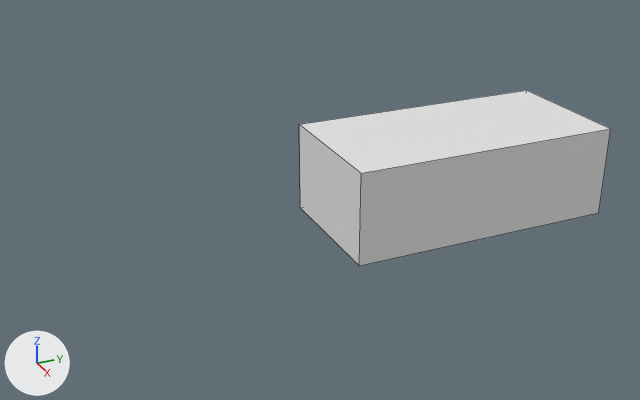
Before and after pictures for a commit that changed the Blender file Assets/Models/EntranceHall/hall.blend.
One viewpoint serves both versions: a 50 mm camera at (153.2, -100.9, 85.5) aimed at (-0.6, -31.7, 8.6). Arrows for +X, +Y and +Z are at lower left; the lights stay in place. Mesh edges are drawn as thin lines.

The scene before the commit, as lines of its bpy script (objects in view):
```python
me_cube_006 = bpy.data.meshes.new('Cube.006')
me_cube_006.from_pydata([(-15.0, -30.0, -10.0), (-15.0, -30.0, 10.0), (-15.0, 30.0, -10.0), (-15.0, 30.0, 10.0), (15.0, -30.0, -10.0), (15.0, -30.0, 10.0), (15.0, 30.0, -10.0), (15.0, 30.0, 10.0)], [], [(0, 2, 3, 1), (2, 6, 7, 3), (6, 4, 5, 7), (4, 0, 1, 5)])
me_cube_008 = bpy.data.meshes.new('Cube.008')
me_cube_008.from_pydata([(-15.0, -30.0, 10.0), (-15.0, 30.0, 10.0), (15.0, -30.0, 10.0), (15.0, 30.0, 10.0)], [], [(3, 2, 0, 1)])
ob_ceiling = bpy.data.objects.new('Ceiling', me_cube_008)
ob_ceiling.location = (-0.5, 0.2, 10.1)
ob_walls = bpy.data.objects.new('Walls', me_cube_006)
ob_walls.location = (-0.5, 0.2, 10.1)
```
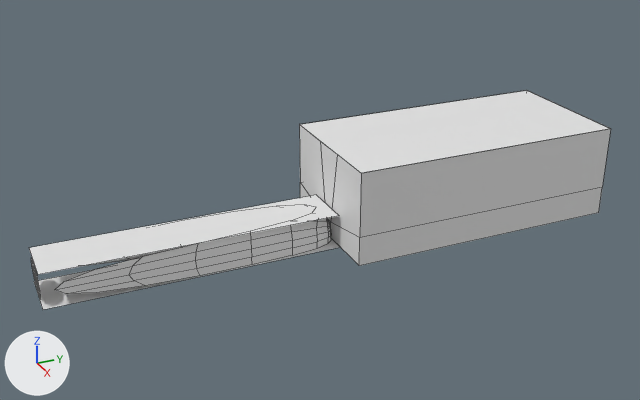
Commit message: Hallway
- started hallway

Location of each change, (x1, y1, x2, y2) in pixels of the pictures (640 x 400 px):
'Hallway_Walls', added: after (31, 218, 331, 299)
'Hallway_Ceiling', added: after (29, 195, 339, 275)
'Hallway_Floor', added: after (34, 238, 340, 310)
part 1 of me_cube_006, built on: (299, 124, 611, 264) in both

Edits to the bpy script that builds the scene:
```text
Change me_cube_006:
    used by ob_walls; location = (-0.5, 0.2, 10.1)
    remove me_cube_006.from_pydata(...)  # 8 vertices, 4 faces; spans x -15.0..15.0, y -30.0..30.0, z -10.0..10.0
    add me_cube_006.from_pydata(...)  # 22 vertices, 14 faces; spans x -15.0..15.0, y -30.4..30.0, z -10.0..10.0
    me_cube_006 part 1
    4 faces are deleted
    14 vertices are added at x -15.0..15.0, y -30.4..30.0, z -10.0..10.0
    14 new faces join them
Add me_cube_006_1:
    me_cube_006_1.from_pydata(...)  # 16 vertices, 6 faces; spans x -5.2..6.2, y -90.0..-30.4, z -10.0..-2.7
Add me_cube_000:
    me_cube_000.from_pydata([(-5.7, -30.0, -10.0), (-5.7, 30.0, -10.0), (5.7, -30.0, -10.0), (5.7, 30.0, -10.0)], [], [(1, 0, 2, 3)])
Add me_cube_002:
    me_cube_002.from_pydata([(-5.2, -30.4, -2.7), (6.2, -30.4, -2.7), (-5.2, -90.0, -2.7), (6.2, -90.0, -2.7)], [], [(0, 1, 3, 2)])
Add ob_hallway_walls:
    ob_hallway_walls = bpy.data.objects.new('Hallway_Walls', me_cube_006_1)
    ob_hallway_walls.location = (-0.5, 0.2, 10.1)
    _m = ob_hallway_walls.modifiers.new('Subsurf', 'SUBSURF')
    _m.levels = 0
Add ob_hallway_floor:
    ob_hallway_floor = bpy.data.objects.new('Hallway_Floor', me_cube_000)
    ob_hallway_floor.location = (0.0, -59.8, 10.1)
Add ob_hallway_ceiling:
    ob_hallway_ceiling = bpy.data.objects.new('Hallway_Ceiling', me_cube_002)
    ob_hallway_ceiling.location = (-0.5, 0.2, 10.1)
```
